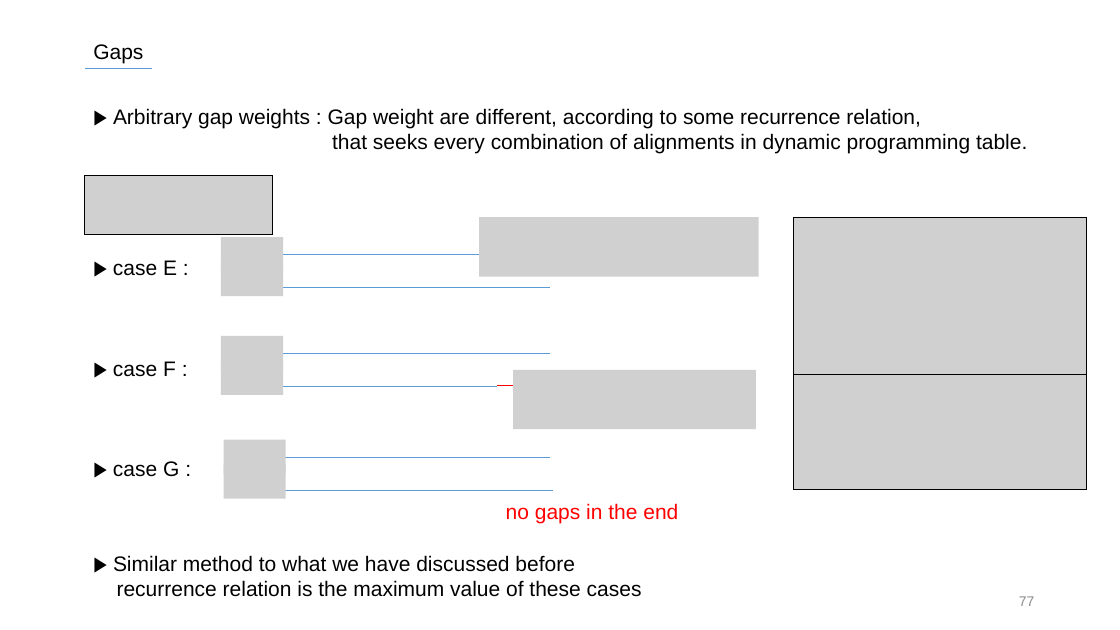
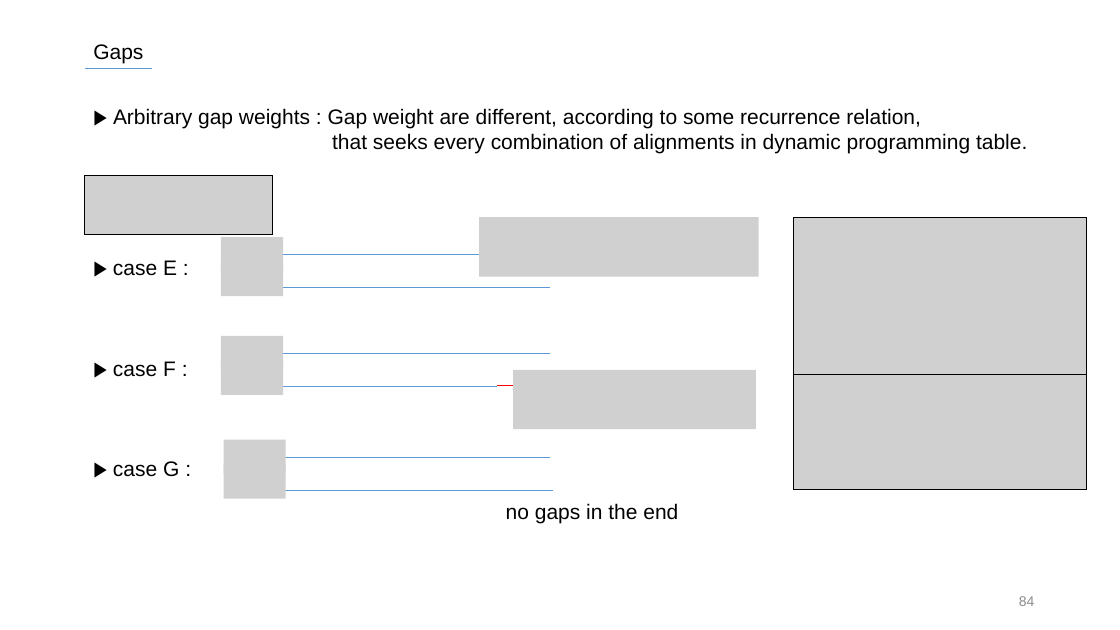
Before and after one commit to SiLviASizZ/HYU_2022, a slide deck: slide 84 of Intern/발표자료/0721/ASTS_0721.pptx (slide 77 before the commit). Drawn at 1120x630 pixels with LibreOffice and Linux fonts; fonts in the diff are those of the drawing; grey boxes stand for pictures. Boxes give left, top, right and bottom in pixels: in the first picture for what was removed or moved away, otherwise in the second. Text is boxed around its words. In the diff, an @@ line names an element or a change of style, - is before the commit and + after.

```diff
--- a/Intern/발표자료/0721/ASTS_0721.pptx
+++ b/Intern/발표자료/0721/ASTS_0721.pptx
@@ text "no gaps in the end" at bbox=[506, 503, 678, 523]: text colour #FF0000 to #000000 @@
@@ text removed at bbox=[113, 555, 642, 597] @@
-▶ Similar method to what we have discussed before
-recurrence relation is the maximum value of these cases
@@ page number at bbox=[1019, 596, 1035, 606]: text changed @@
-77
+84
```
Also in this commit, not shown: 33 other slides changed, 29 slides added.
